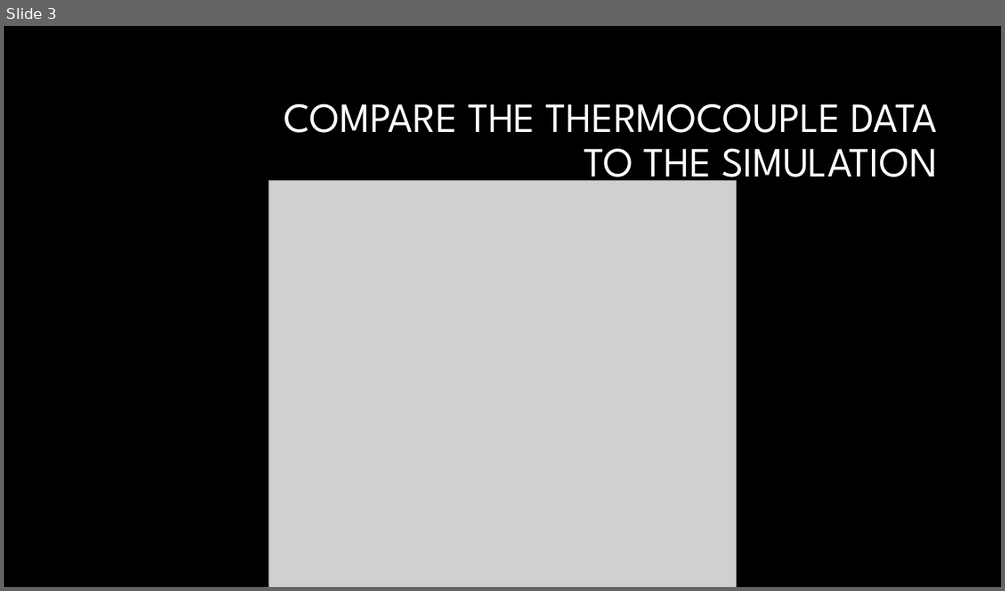
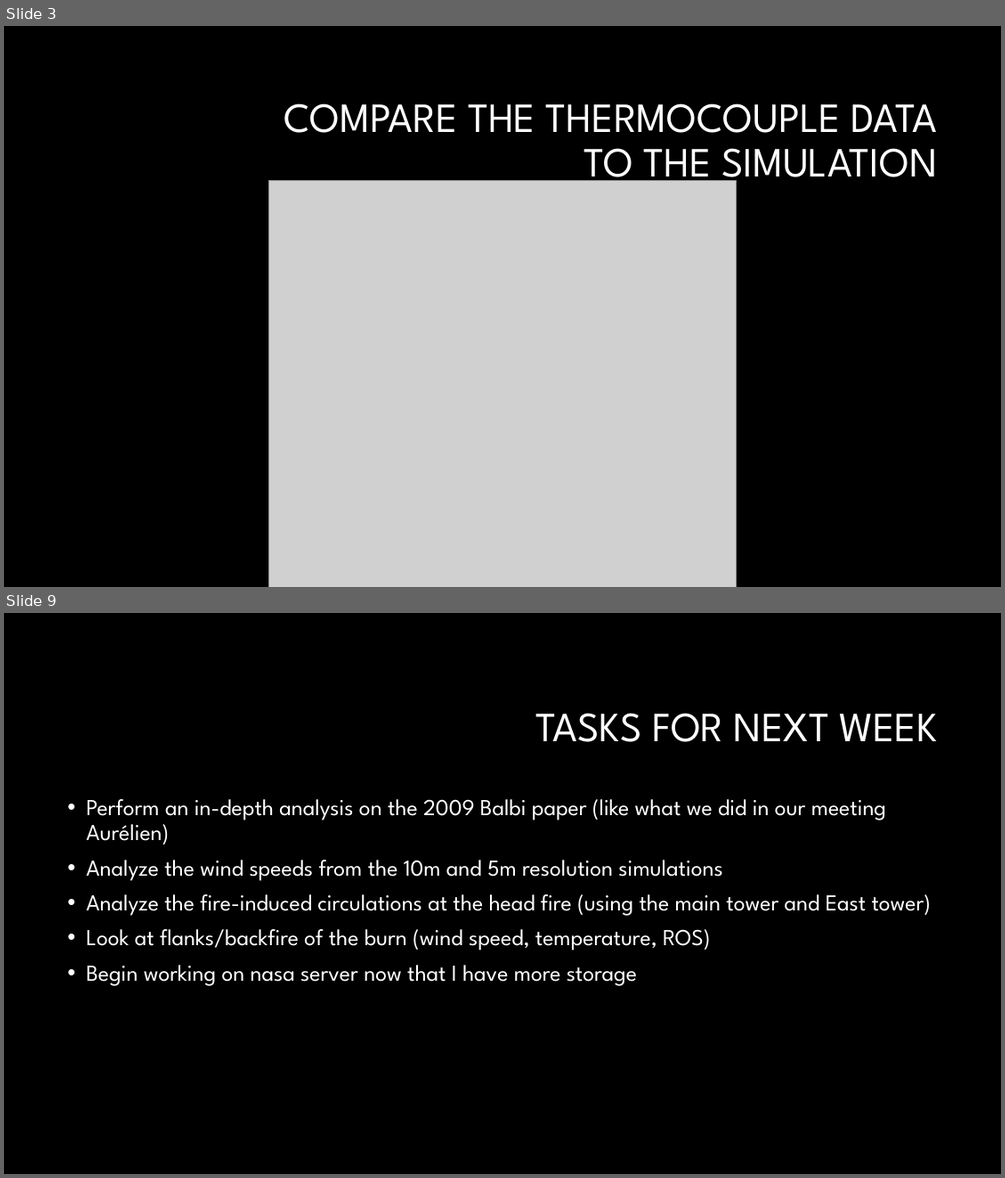
Before and after one commit to Jeremy-Benik/Meeting_Notes, a slide deck: weekly_meetings/11042022_Presentation.pptx. Shown one above the other, each under a label of ours: slide 3 before the commit, slides 3 and 9 after it; the slides between them are not shown. The pictures are 1005x591 and 1005x1178 pixels, drawn with LibreOffice and Linux fonts; fonts in the diff are those of the drawing; grey boxes stand for pictures; background and template pictures are left out. Boxes give left, top, right and bottom in pixels: in the first picture for what was removed or moved away, otherwise in the second. Text is boxed around its words. In the diff, an @@ line names an element or a change of style, - is before the commit and + after.

```diff
--- a/weekly_meetings/11042022_Presentation.pptx
+++ b/weekly_meetings/11042022_Presentation.pptx
@@ slide 9 added at [4, 613, 1001, 1174], background #000000 @@
@@ title added at [535, 713, 938, 742], 40 pt, text #FFFFFF @@
+TASKS FOR NEXT WEEK
@@ text added at [86, 799, 931, 986], 22 pt, text #FFFFFF @@
+• Perform an in-depth analysis on the 2009 Balbi paper (like what we did in our meeting Aurélien)
+• Analyze the wind speeds from the 10m and 5m resolution simulations
+• Analyze the fire-induced circulations at the head fire (using the main tower and East tower)
+• Look at flanks/backfire of the burn (wind speed, temperature, ROS)
+• Begin working on nasa server now that I have more storage
```
Also in this commit, not shown: 1 slide changed, 5 other slides added.
